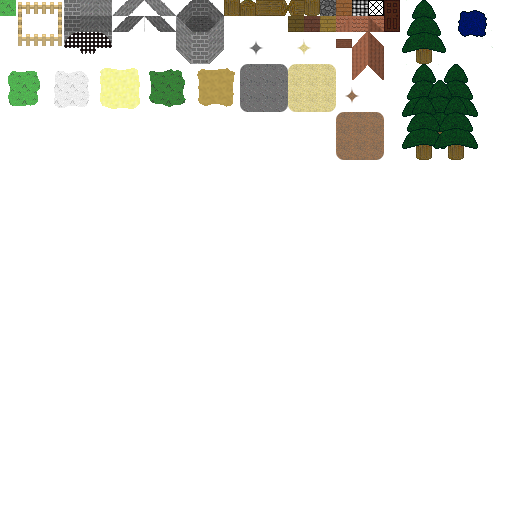
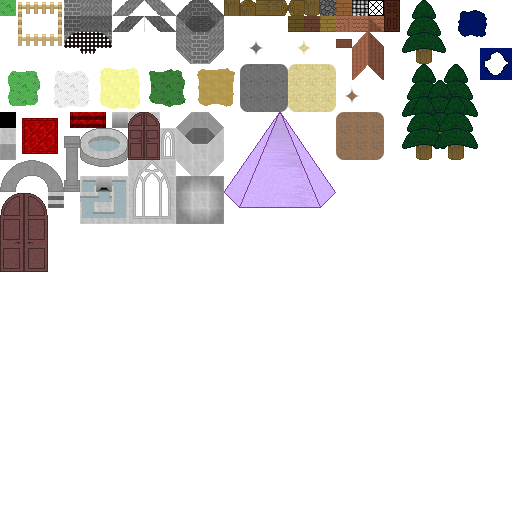
Two versions of the same layered image (512×512). Layer-by-layer changes:
painted on "Background" over [0, 48, 512, 272]
